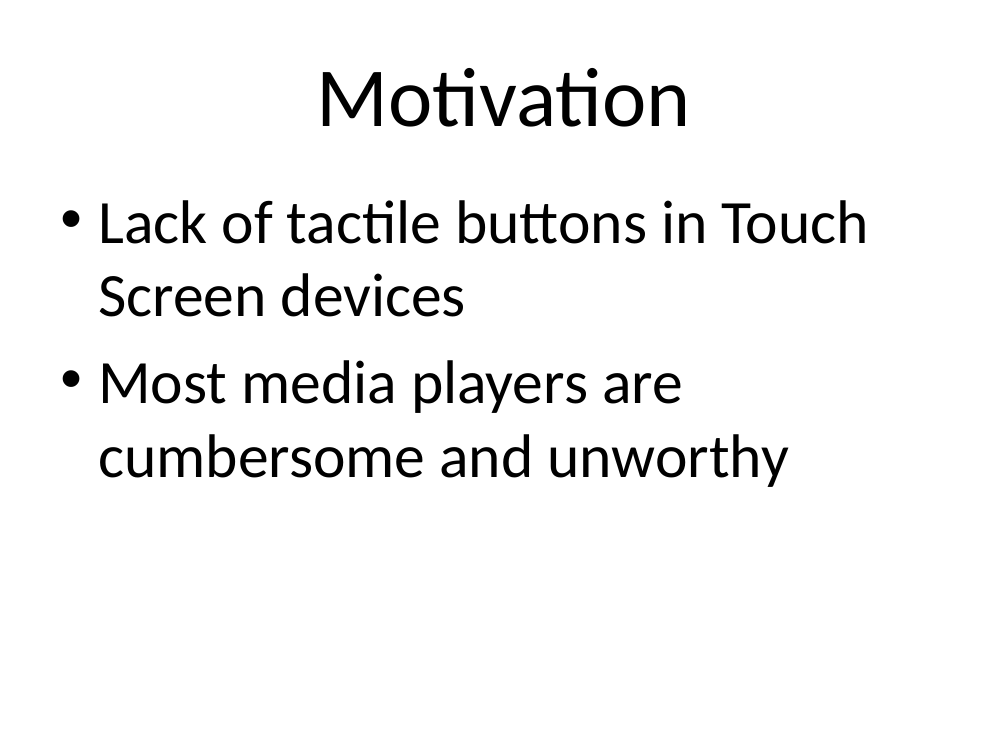
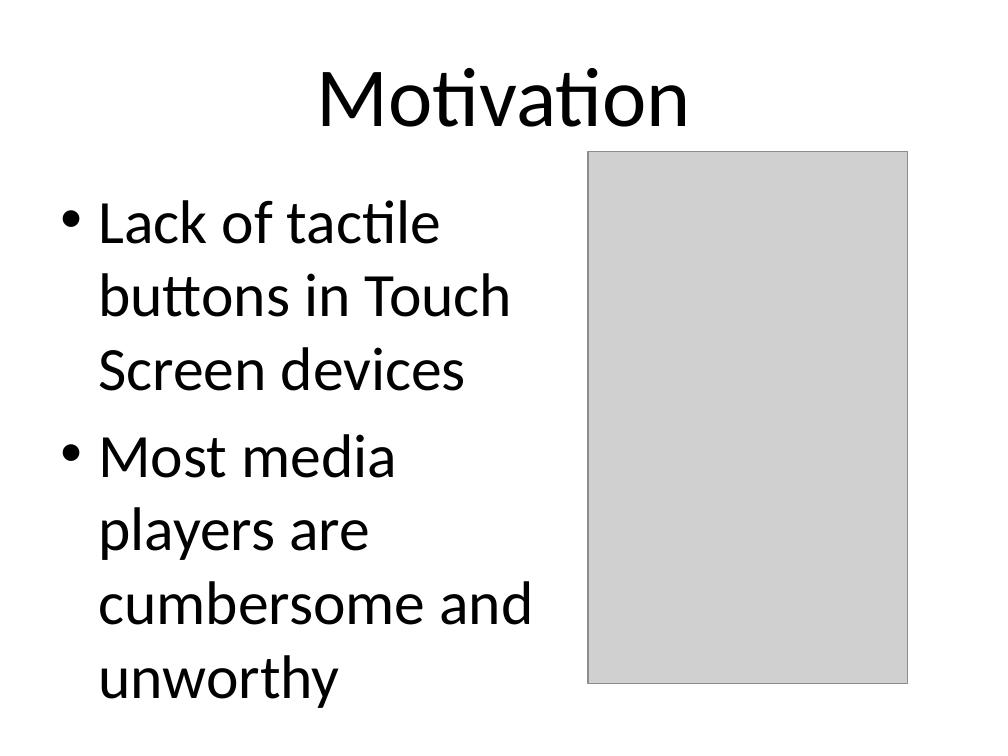
Before and after one commit to chibicorpse/kinoplayer, a slide deck: slide 3 of Docs/Presentation/Kino.pptx. Drawn at 1008x756 pixels with LibreOffice and Linux fonts; fonts in the diff are those of the drawing; grey boxes stand for pictures; background and template pictures are left out. Boxes give left, top, right and bottom in pixels: in the first picture for what was removed or moved away, otherwise in the second. Text is boxed around its words. In the diff, an @@ line names an element or a change of style, - is before the commit and + after.

```diff
--- a/Docs/Presentation/Kino.pptx
+++ b/Docs/Presentation/Kino.pptx
@@ text "Lack of tactile buttons in ..." rewrapped from box(98, 200, 869, 487) to box(98, 200, 533, 625) @@
@@ picture added at box(588, 151, 907, 683) @@
```
Also in this commit, not shown: 5 other slides changed.
